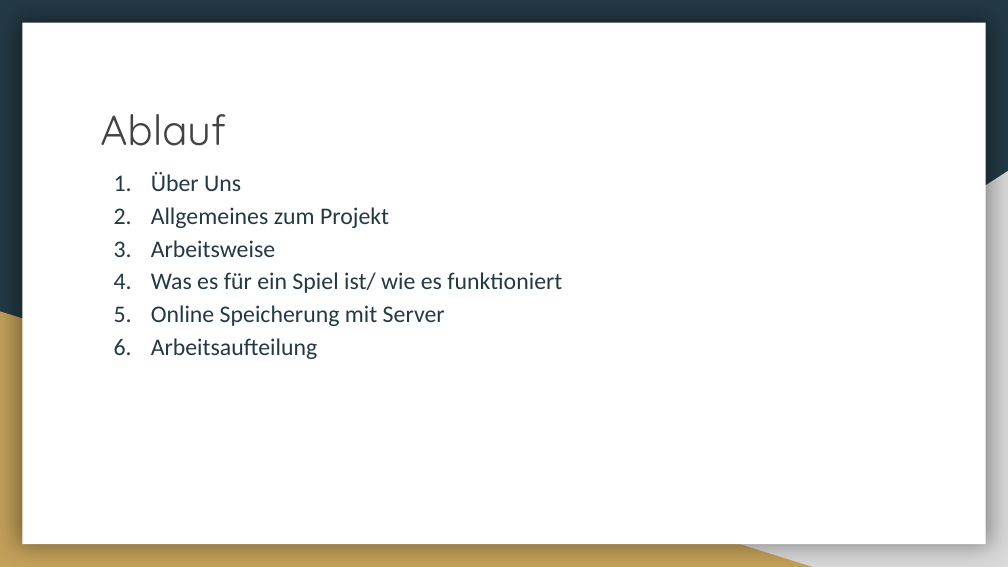
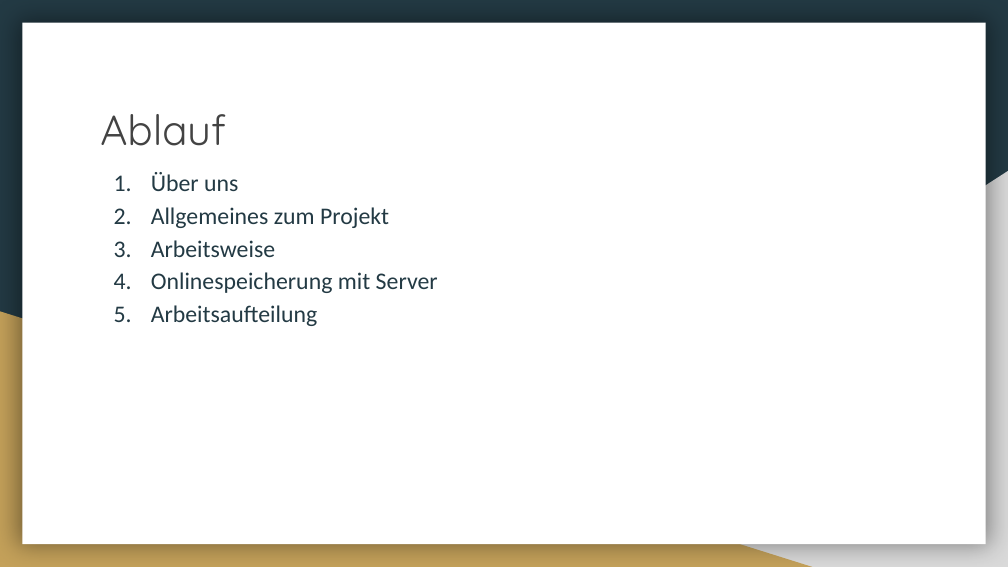
Before and after one commit to Lexa-Heda/TSA, a slide deck: slide 2 of TSA_Vortrag.pptx. Drawn at 1008x567 pixels with LibreOffice and Linux fonts; fonts in the diff are those of the drawing. Boxes give left, top, right and bottom in pixels: in the first picture for what was removed or moved away, otherwise in the second. Text is boxed around its words. In the diff, an @@ line names an element or a change of style, - is before the commit and + after.

```diff
--- a/TSA_Vortrag.pptx
+++ b/TSA_Vortrag.pptx
@@ text at [151, 172, 238, 191]: text changed @@
-1. Über Uns
+1. Über uns
@@ text at [151, 272, 438, 293]: text changed @@
-4. Was es für ein Spiel ist/ wie es funktioniert
-5. Online Speicherung mit Server
+4. Onlinespeicherung mit Server
```
Also in this commit, not shown: 5 other slides changed, 1 slide added, 1 slide removed.
